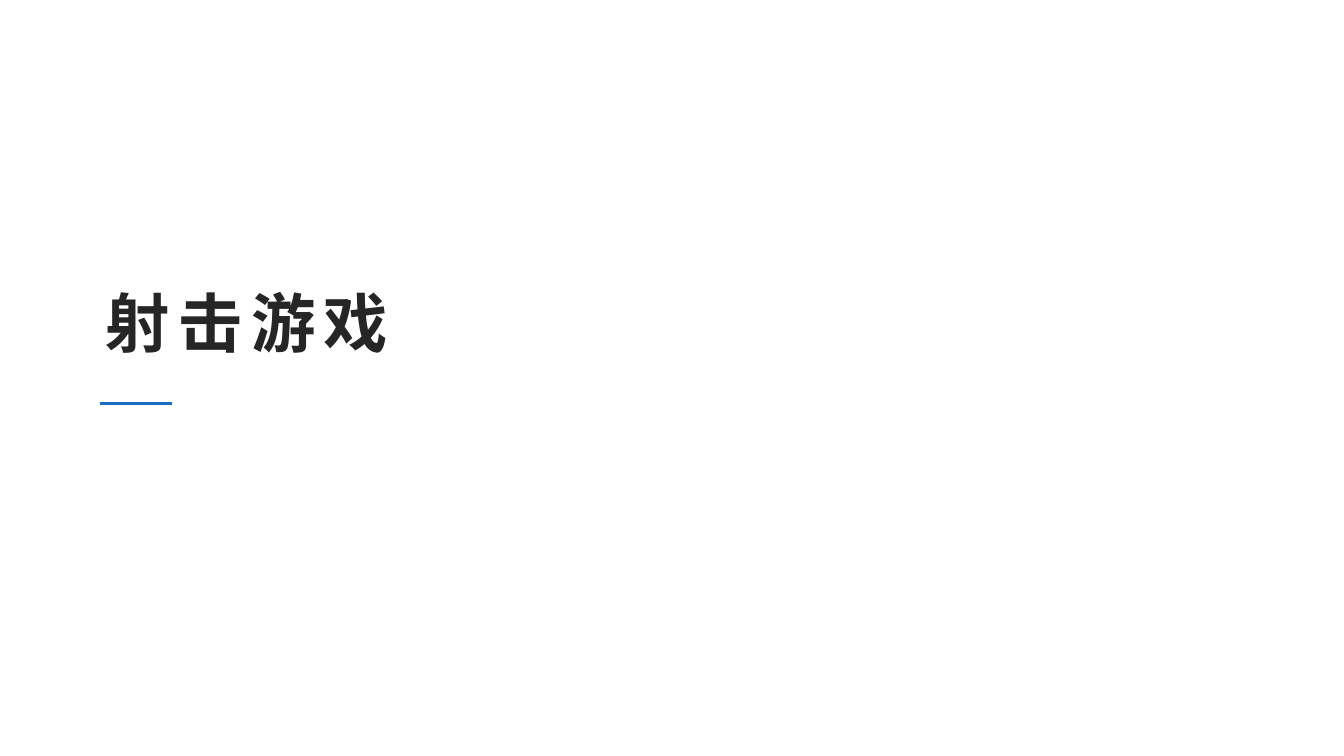
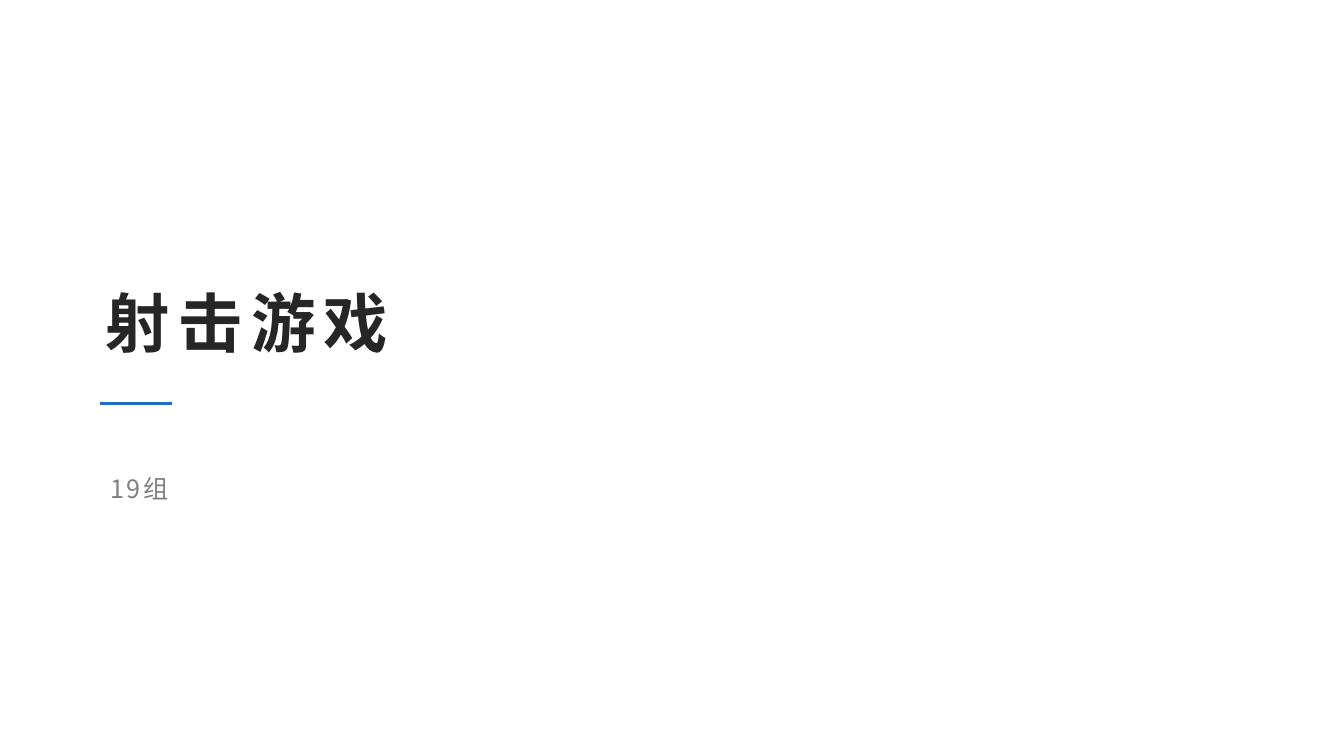
Before and after one commit to computer-graphic-2019/Group19, a slide deck: slide 1 of CG_final.pptx. Drawn at 1344x756 pixels with LibreOffice and Linux fonts; fonts in the diff are those of the drawing; background and template pictures are left out. Boxes give left, top, right and bottom in pixels: in the first picture for what was removed or moved away, otherwise in the second. Text is boxed around its words. In the diff, an @@ line names an element or a change of style, - is before the commit and + after.

```diff
--- a/CG_final.pptx
+++ b/CG_final.pptx
@@ text added at (x1=111, y1=477, x2=168, y2=500), 18 pt, text #808080 @@
+19组
```
Also in this commit, not shown: 1 other slide changed.
